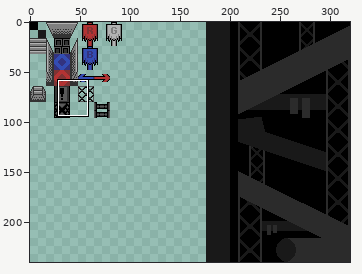
Sprite sheet: data/tilesets/metal-base.tiles.png. The picture above shows the old version from afar; the outline marks the close-up.
Close-up. Earlier state:
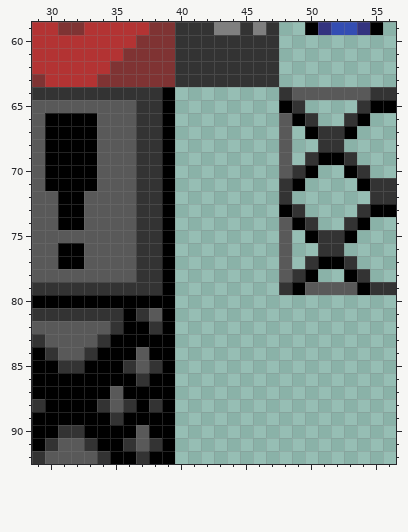
The file is 320x240 pixels. Shown: x 29..56, y 59..92.
The result:
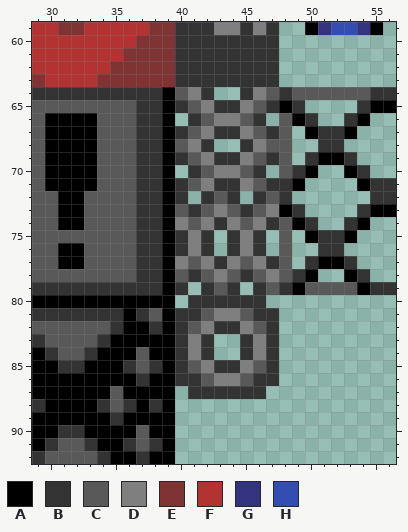
Palette (. is transparent): A #000000  B #333333  C #595959  D #7f7f7f  E #7f3333  F #b33333  G #33337f  H #334db3
Change:
Changed rows in their new state; - is an unchanged pixel.
first column x 40:
64 CDB--BDC
65 BCDBBDCB
66 -BCDDCB-
67 BCDBBDCB
68 CDB--BDC
69 BCDBBDCB
70 -BCDDCB-
71 BCDBBDCB
72 B-BCB-BC
73 CBCDCBCD
74 DCDBDCDB
75 BDB-BDB-
76 BDB-BDB-
77 DCDBDCDB
78 CBCDCBCD
79 B-BCB-BC
80 -BBBBBB-
81 BBCDDCBB
82 BCDBBDCB
83 BDB--BDB
84 BDB--BDB
85 BCDBBDCB
86 BBCDDCBB
87 -BBBBBB-
